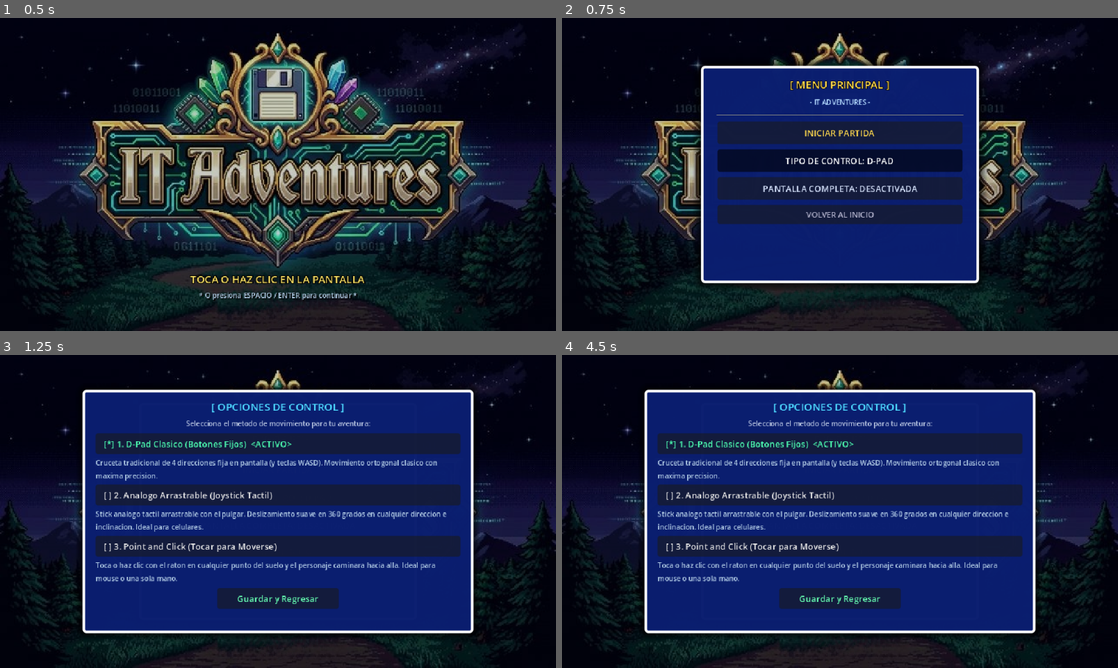
Above: before the commit, frames 1-4 (two rows, left to right).
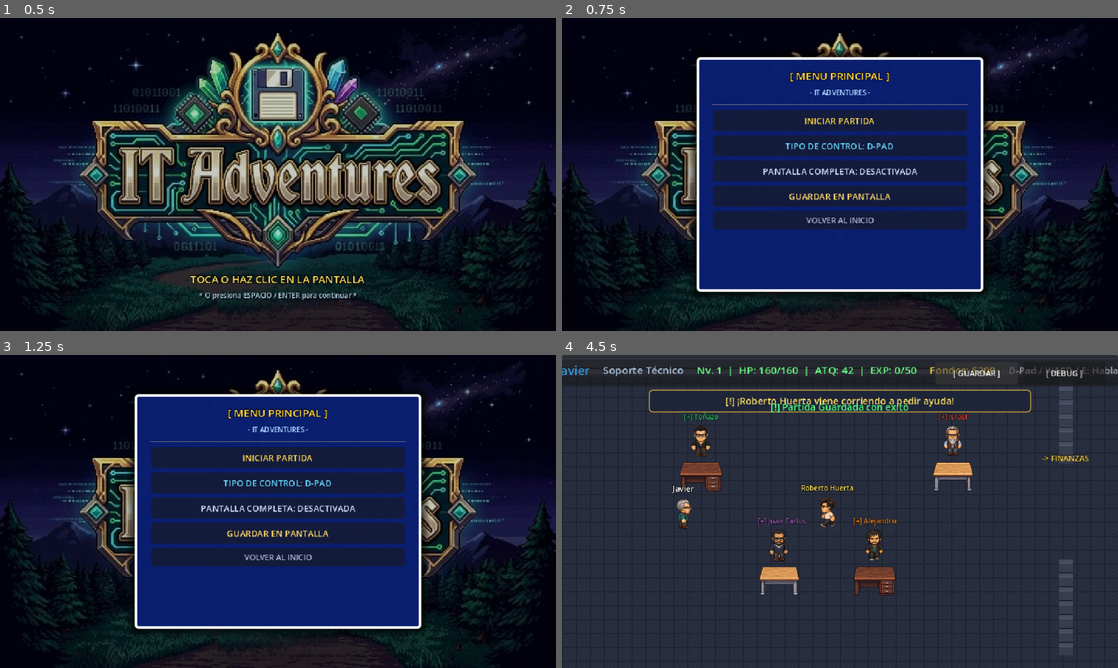
Above: after the commit, the same moments.

Repository: nevalova/it-adventures
Game: Godot game, scene res://scenes/title_screen.tscn
The game is run twice, just before and just after one commit, with the same random seed, the same clock (stepped at 60 frames per second) and the same inputs.
Inputs (mouse positions are in pixels of both pictures, inside the frame that each line leads up to):
- Up to frame 1 (0.5 s): no input
- Up to frame 2 (0.75 s): tap Space at 0.5, 0.6 s; move the mouse to (962, 158) at 0.52 s; hold Right (ui_right) from 0.53 s (still down); click (962, 158) at 0.67 s
- Up to frame 3 (1.25 s): keep holding Right (ui_right); tap Enter (ui_accept) at 0.77 s
- Up to frame 4 (4.5 s): release Right (ui_right) at 1.25 s; click (840, 533) at 1.25 s, where only the run after the commit has a clickable "GUARDAR EN PANTALLA"; click "INICIAR PARTIDA" at 2 s; click (840, 470) at 2.75 s, where only the run before the commit has a clickable "INICIAR PARTIDA"; click (840, 655) at 3.5 s, where only the run after the commit has a clickable "> INICIAR AVENTURA CON ESTE H…"; click (979, 373) at 4.25 s, where only the run after the commit has a clickable "[ GUARDAR ]"

Frame 1 is identical in both runs. In frame 2, 17% of the frame differs, in the area x 22-78%, y 10-89%; in frame 3, 35%; in frame 4, 84%, in the area x 0-100%, y 0-100%.

Commit message:
feat(ui): update title screen with classic blue RPG menu, fullscreen toggle and PWA install shortcut

Diff:
--- a/scenes/title_screen.tscn
+++ b/scenes/title_screen.tscn
@@ -121,10 +121,10 @@
 anchor_top = 0.5
 anchor_right = 0.5
 anchor_bottom = 0.5
-offset_left = -160.0
-offset_top = -125.0
-offset_right = 160.0
-offset_bottom = 125.0
+offset_left = -165.0
+offset_top = -135.0
+offset_right = 165.0
+offset_bottom = 135.0
 grow_horizontal = 2
 grow_vertical = 2
 theme_override_styles/panel = SubResource("StyleBoxFlat_blue_rpg")
@@ -138,7 +138,7 @@
 
 [node name="VBox" type="VBoxContainer" parent="BlueRPGMenu/Margin"]
 layout_mode = 2
-theme_override_constants/separation = 6
+theme_override_constants/separation = 5
 
 [node name="Title" type="Label" parent="BlueRPGMenu/Margin/VBox"]
 layout_mode = 2
@@ -161,7 +161,7 @@
 
 [node name="BtnContinue" type="Button" parent="BlueRPGMenu/Margin/VBox"]
 visible = false
-custom_minimum_size = Vector2(0, 26)
+custom_minimum_size = Vector2(0, 24)
 layout_mode = 2
 focus_mode = 0
 theme_override_colors/font_color = Color(0.3, 1, 0.6, 1)
@@ -169,7 +169,7 @@
 text = "CONTINUAR PARTIDA"
 
 [node name="BtnStart" type="Button" parent="BlueRPGMenu/Margin/VBox"]
-custom_minimum_size = Vector2(0, 26)
+custom_minimum_size = Vector2(0, 24)
 layout_mode = 2
 focus_mode = 0
 theme_override_colors/font_color = Color(1, 0.85, 0.3, 1)
@@ -177,7 +177,7 @@
 text = "INICIAR PARTIDA"
 
 [node name="BtnOptions" type="Button" parent="BlueRPGMenu/Margin/VBox"]
-custom_minimum_size = Vector2(0, 26)
+custom_minimum_size = Vector2(0, 24)
 layout_mode = 2
 focus_mode = 0
 theme_override_colors/font_color = Color(0.4, 0.85, 1, 1)
@@ -185,15 +185,23 @@
 text = "TIPO DE CONTROL: D-PAD"
 
 [node name="BtnFullscreen" type="Button" parent="BlueRPGMenu/Margin/VBox"]
-custom_minimum_size = Vector2(0, 26)
+custom_minimum_size = Vector2(0, 24)
 layout_mode = 2
 focus_mode = 0
 theme_override_colors/font_color = Color(0.85, 0.9, 1, 1)
 theme_override_font_sizes/font_size = 10
 text = "PANTALLA COMPLETA"
 
+[node name="BtnInstall" type="Button" parent="BlueRPGMenu/Margin/VBox"]
+custom_minimum_size = Vector2(0, 24)
+layout_mode = 2
+focus_mode = 0
+theme_override_colors/font_color = Color(1, 0.85, 0.4, 1)
+theme_override_font_sizes/font_size = 10
+text = "GUARDAR EN PANTALLA"
+
 [node name="BtnBack" type="Button" parent="BlueRPGMenu/Margin/VBox"]
-custom_minimum_size = Vector2(0, 22)
+custom_minimum_size = Vector2(0, 20)
 layout_mode = 2
 focus_mode = 0
 theme_override_colors/font_color = Color(0.7, 0.7, 0.8, 1)
--- a/scripts/title_screen.gd
+++ b/scripts/title_screen.gd
@@ -9,6 +9,7 @@
 @onready var btn_start = $BlueRPGMenu/Margin/VBox/BtnStart
 @onready var btn_options = $BlueRPGMenu/Margin/VBox/BtnOptions
 @onready var btn_fullscreen = $BlueRPGMenu/Margin/VBox/BtnFullscreen
+@onready var btn_install = $BlueRPGMenu/Margin/VBox/BtnInstall
 @onready var btn_back = $BlueRPGMenu/Margin/VBox/BtnBack
 
 @onready var modal_options = $ControlOptionsModal
@@ -31,6 +32,7 @@
 	btn_start.pressed.connect(_start_game)
 	btn_options.pressed.connect(_open_options)
 	btn_fullscreen.pressed.connect(_toggle_fullscreen)
+	btn_install.pressed.connect(_trigger_install_or_share)
 	btn_back.pressed.connect(_close_blue_menu)
 
 	# Conexiones de opciones de control
@@ -138,6 +140,11 @@
 	modal_options.visible = false
 	_update_ui_state()
 
+func _trigger_install_or_share():
+	if OS.has_feature("web"):
+		JavaScriptBridge.eval("if (window.triggerShareOrInstall) { window.triggerShareOrInstall(); }")
+
+
 func _process(delta):
 	blink_timer += delta * 4.0
 	if prompt_label and press_start_screen.visible:
